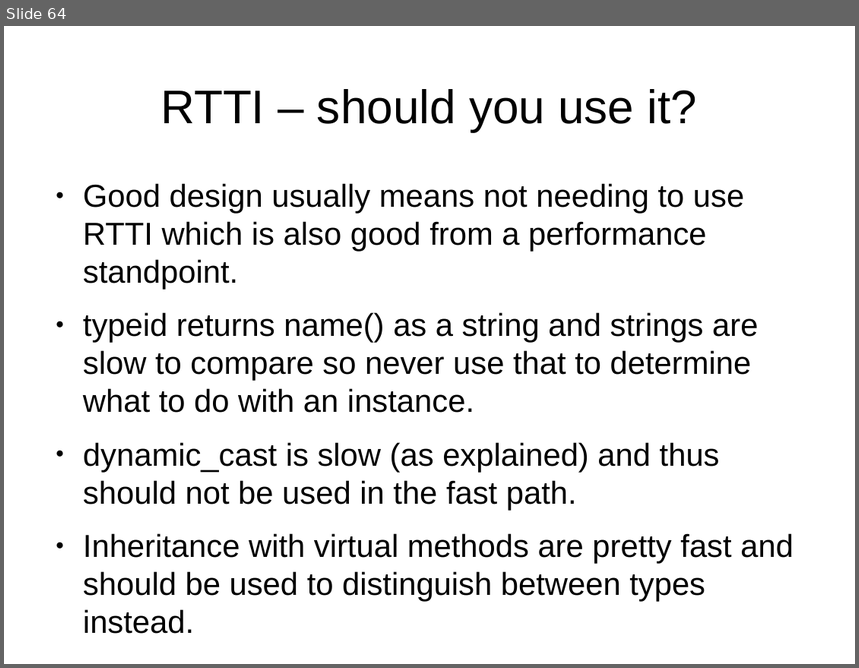
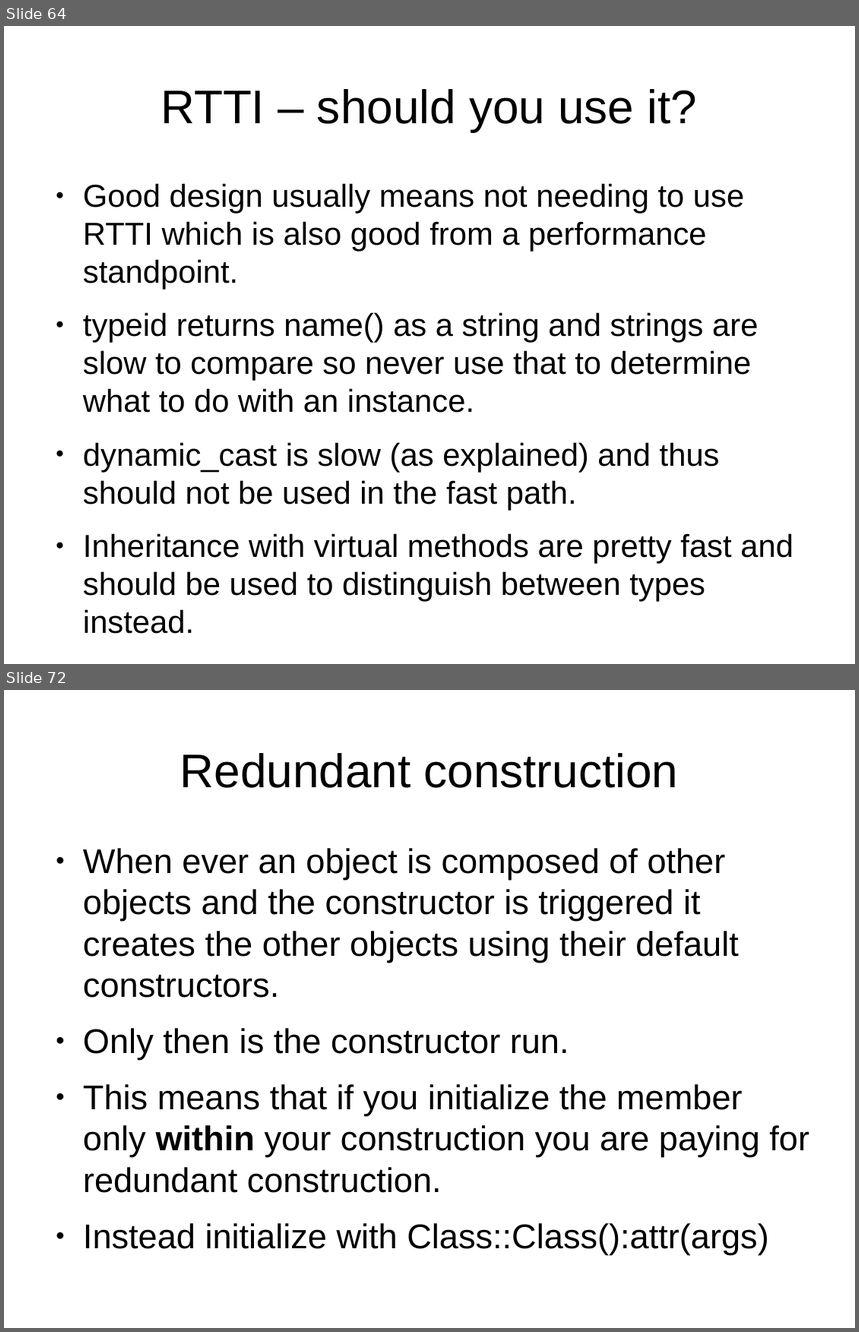
Before and after one commit to veltzer/demos-linux, a slide deck: multi_core/effective_cplusplus.odp. Shown one above the other, each under a label of ours: slide 64 before the commit, slides 64 and 72 after it; the slides between them are not shown. The pictures are 859x668 and 859x1332 pixels, drawn with LibreOffice and Linux fonts; fonts in the diff are those of the drawing. Boxes give left, top, right and bottom in pixels: in the first picture for what was removed or moved away, otherwise in the second. Text is boxed around its words. In the diff, an @@ line names an element or a change of style, - is before the commit and + after.

```diff
--- a/multi_core/effective_cplusplus.odp
+++ b/multi_core/effective_cplusplus.odp
@@ slide 72 added at (x1=4, y1=690, x2=855, y2=1328), background #FFFFFF @@
@@ title added at (x1=180, y1=753, x2=679, y2=788), 44 pt, text #000000 @@
+Redundant construction
@@ text added at (x1=83, y1=848, x2=810, y2=1255), 32 pt, text #000000 @@
+● When ever an object is composed of other objects and the constructor is triggered it creates the other objects using their default constructors.
+● Only then is the constructor run.
+● This means that if you initialize the member only within your construction you are paying for redundant construction.
+● Instead initialize with Class::Class():attr(args)
```
Also in this commit, not shown: 12 other slides added, 1 other file.
